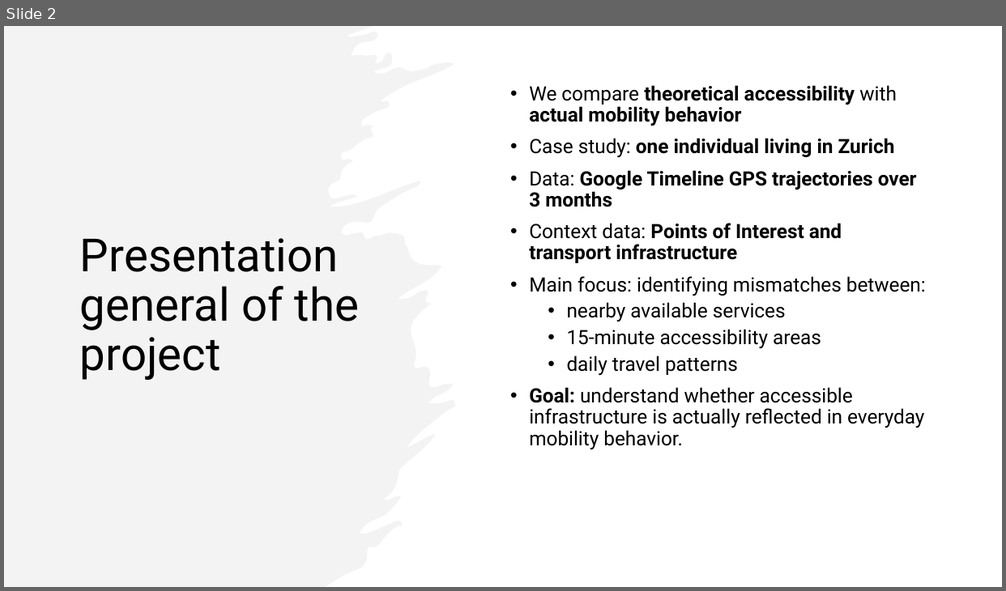
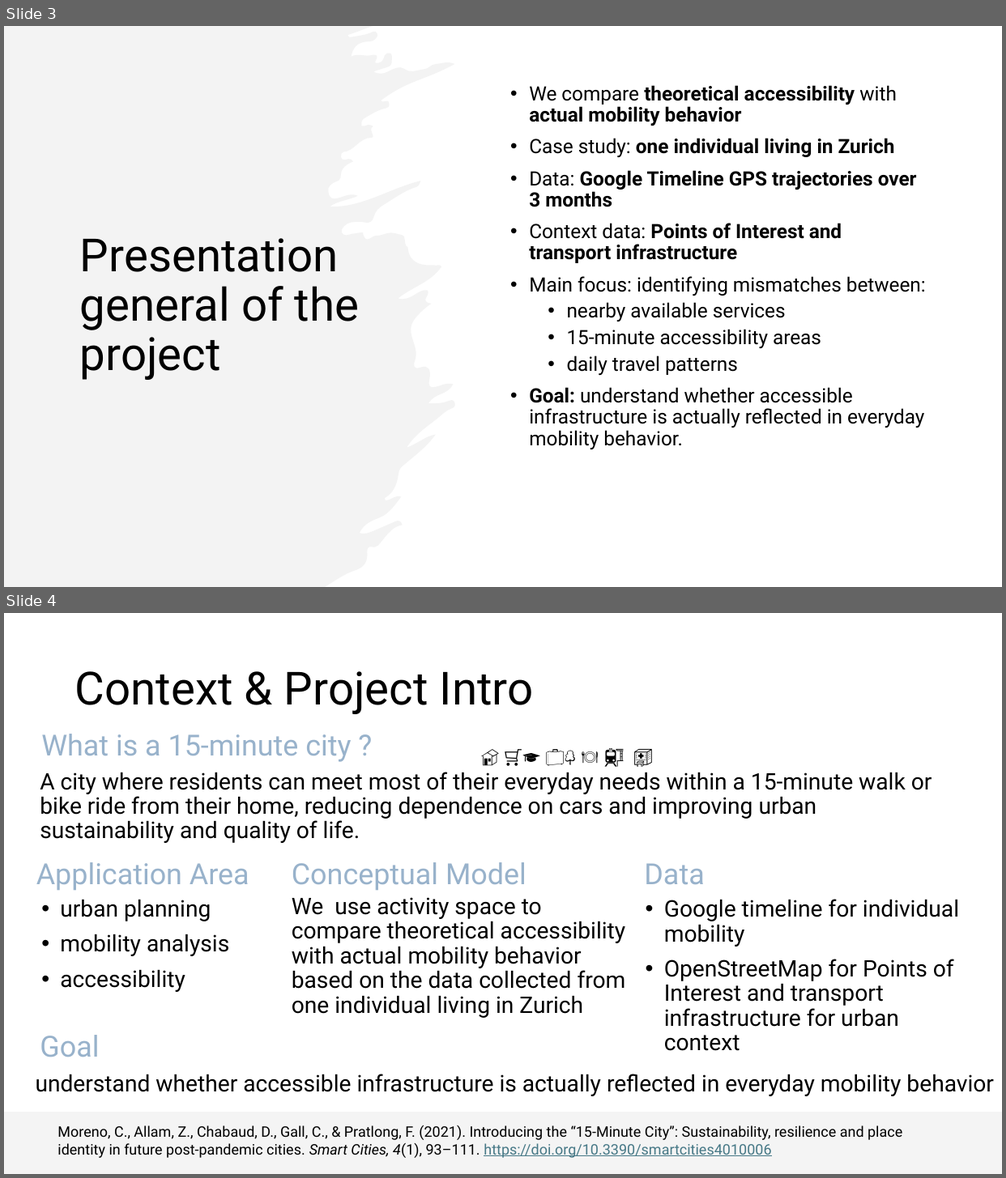
Before and after one commit to nono2001geek/Semester_Project_Lucie_No-mie, a slide deck: The 15-Minute City in Practice.pptx. Shown one above the other, each under a label of ours: slide 2 before the commit, slides 3 and 4 after it. The pictures are 1006x591 and 1006x1178 pixels, drawn with LibreOffice and Linux fonts; fonts in the diff are those of the drawing. Boxes give left, top, right and bottom in pixels: in the first picture for what was removed or moved away, otherwise in the second. Text is boxed around its words. In the diff, an @@ line names an element or a change of style, - is before the commit and + after.

```diff
--- a/The 15-Minute City in Practice.pptx
+++ b/The 15-Minute City in Practice.pptx
@@ slide 4 added at [4,613,1002,1174], background #FFFFFF @@
@@ title added at [75,671,534,714], 44 pt, text #000000 @@
+Context & Project Intro
@@ text added at [41,734,351,762], 28 pt, text #98B2CB @@
+What is a 15-minute city ?
@@ text added at [473,741,734,771], 18 pt, text #000000 @@
+🏠 🛒🎓 💼🌳 🍽️ 🚉 🏥
@@ text added at [40,772,932,843], 22 pt, text #000000 @@
+A city where residents can meet most of their everyday needs within a 15-minute walk or bike ride from their home, reducing dependence on cars and improving urban sustainability and quality of life.
@@ text added at [36,862,249,890], 28 pt, text #98B2CB @@
+Application Area
@@ text added at [292,862,526,890], 28 pt, text #98B2CB @@
+Conceptual Model
@@ text added at [644,863,704,884], 28 pt, text #98B2CB @@
+Data
@@ text added at [60,899,229,992], 22 pt, text #000000 @@
+• urban planning
+• mobility analysis
+• accessibility
@@ text added at [292,897,626,1018], 22 pt, text #000000 @@
+We use activity space to compare theoretical accessibility with actual mobility behavior based on the data collected from one individual living in Zurich
@@ text added at [664,899,959,1051], 22 pt, text #000000 @@
+• Google timeline for individual mobility
+• OpenStreetMap for Points of Interest and transport infrastructure for urban context
@@ text added at [40,1035,99,1057], 28 pt, text #98B2CB @@
+Goal
@@ text added at [36,1074,994,1097], 22 pt, text #000000 @@
+understand whether accessible infrastructure is actually reflected in everyday mobility behavior
@@ rectangle added at [4,1112,1002,1174], fill #F4F4F4 @@
@@ text added at [57,1126,902,1158], 14 pt, text #000000 @@
+Moreno, C., Allam, Z., Chabaud, D., Gall, C., & Pratlong, F. (2021). Introducing the “15-Minute City”: Sustainability, resilience and place identity in future post-pandemic cities. Smart Cities, 4(1), 93–111. https://doi.org/10.3390/smartcities4010006
@@ what was slide 2 is now slide 3 @@
```
Also in this commit, not shown: 4 slides changed, 5 other slides added, 2 slides removed, 11 other files.
